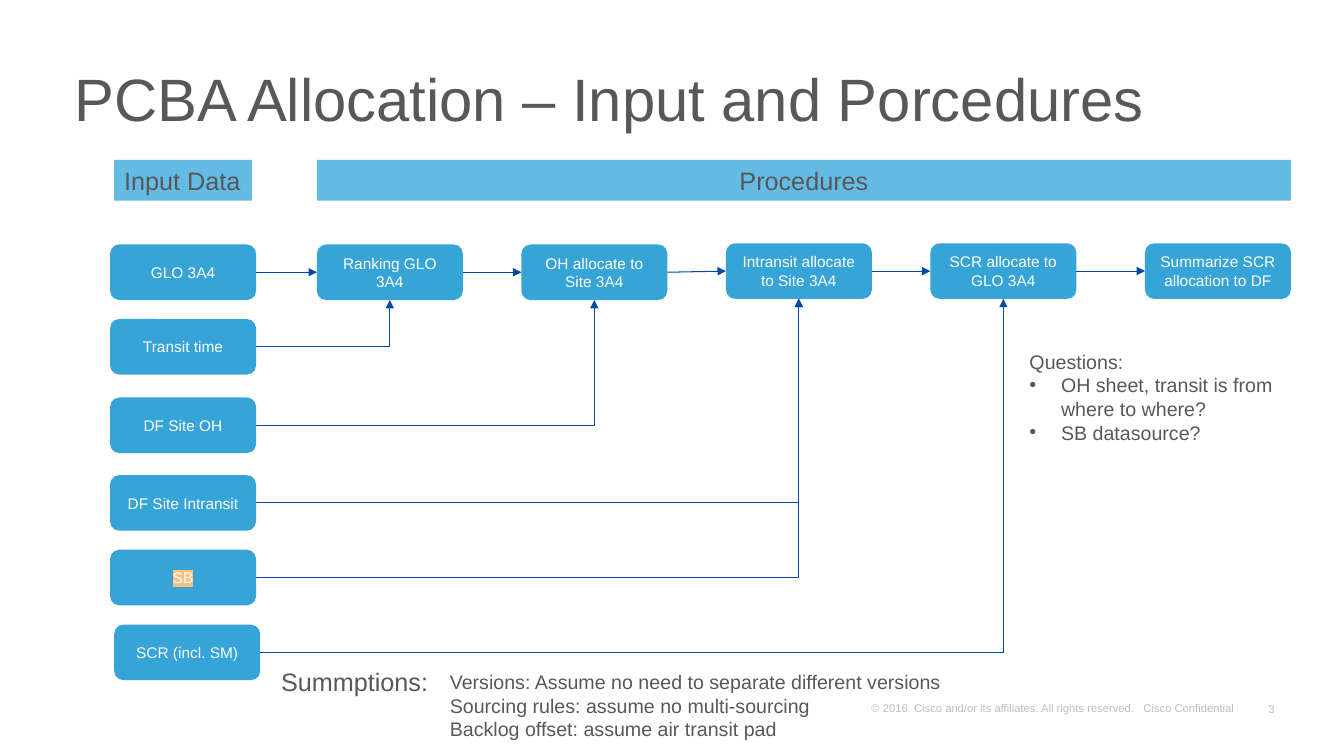
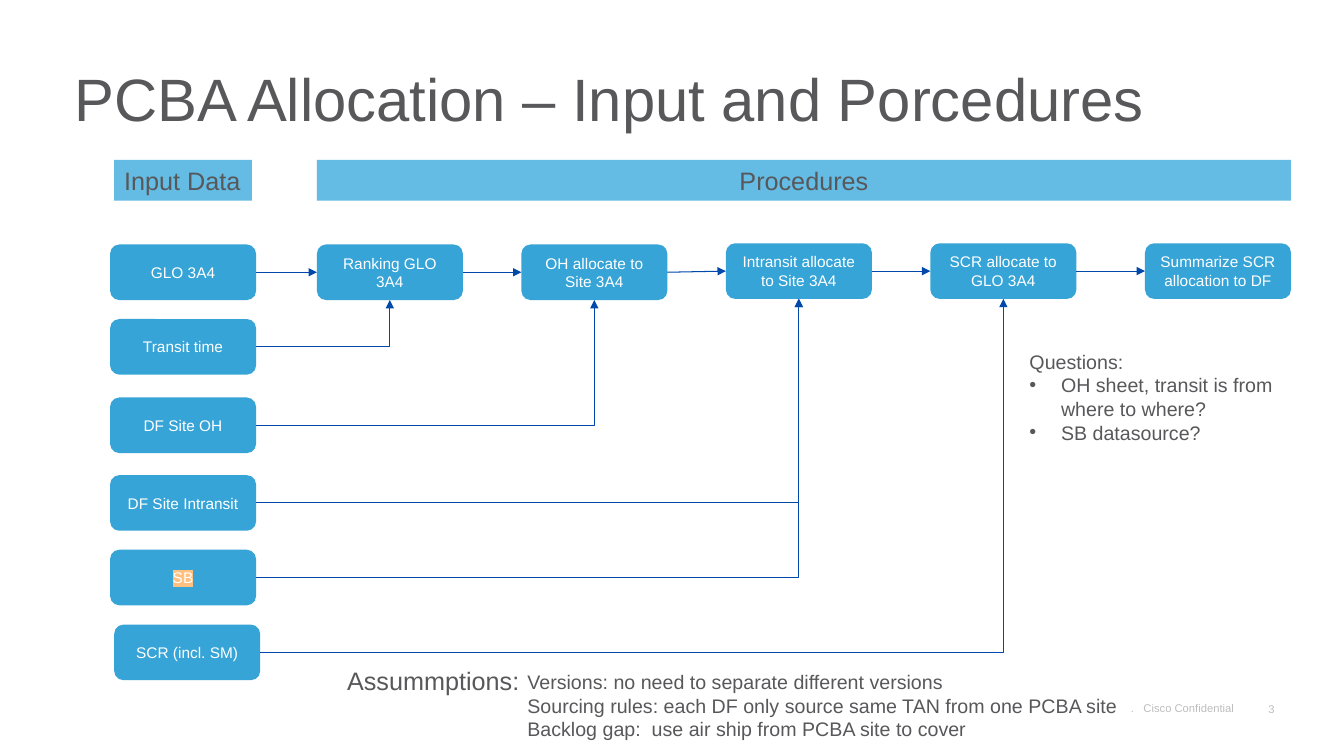
Before and after one commit to kenwang4585/pcba_allocation, a slide deck: slide 3 of PCBA allocation Sep 29.pptx. Drawn at 1344x756 pixels with LibreOffice and Linux fonts; fonts in the diff are those of the drawing; background and template pictures are left out. Boxes give left, top, right and bottom in pixels: in the first picture for what was removed or moved away, otherwise in the second. Text is boxed around its words. In the diff, an @@ line names an element or a change of style, - is before the commit and + after.

```diff
--- a/PCBA allocation Sep 29.pptx
+++ b/PCBA allocation Sep 29.pptx
@@ text at [347,671,519,695]: text changed @@
-Summptions:
+Assummptions:
@@ text at [527,675,1081,740]: text changed @@
-Versions: Assume no need to separate different versions
-Sourcing rules: assume no multi-sourcing
-Backlog offset: assume air transit pad
+Versions: no need to separate different versions
+Sourcing rules: each DF only source same TAN from one PCBA site
+Backlog gap: use air ship from PCBA site to cover
```
Also in this commit, not shown: 1 other slide changed, 7 other files.
